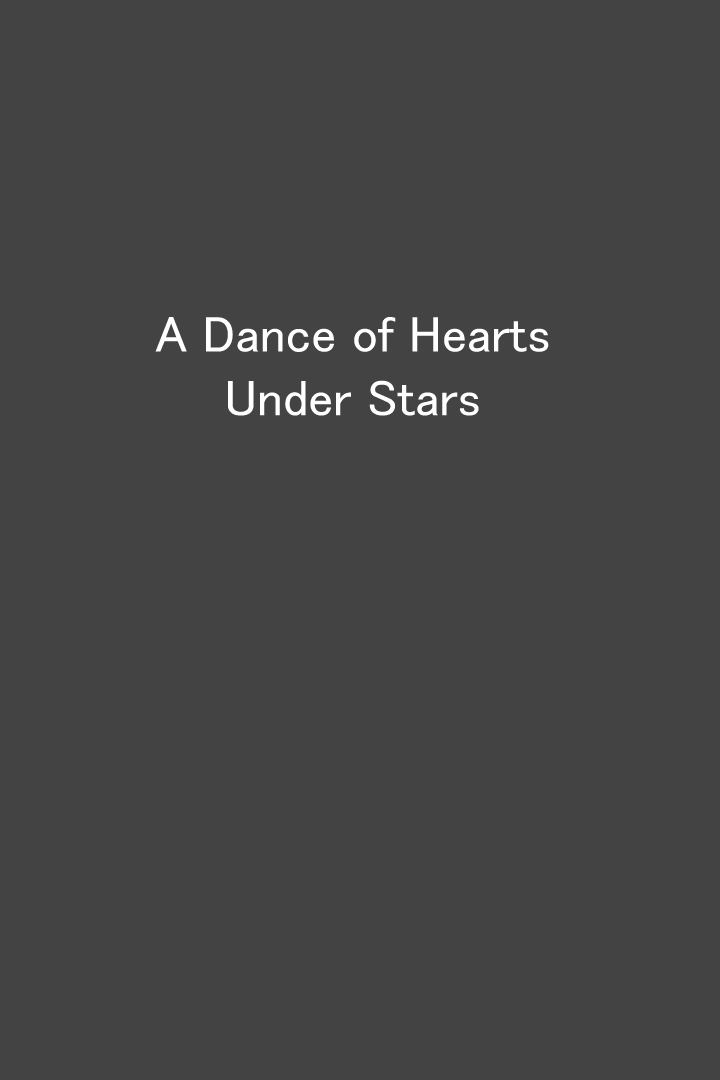
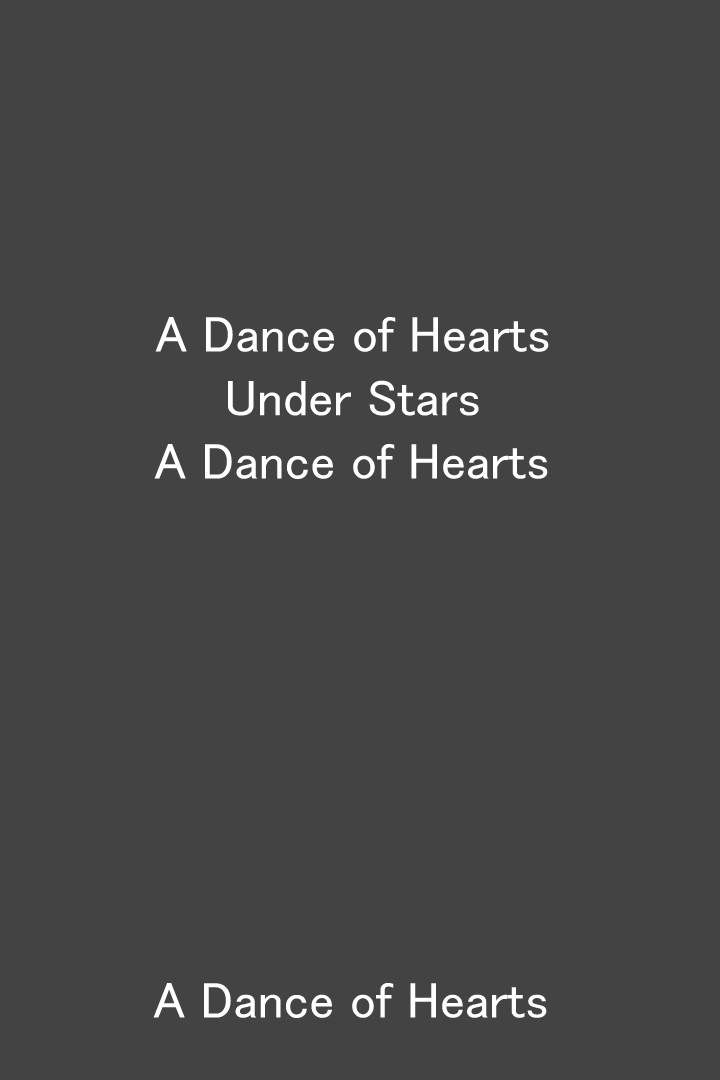
The second 720px x 1080px image is a revision of the first. Changes to its layers:
added group "Caption2" with 2 layers above "Caption1" over [153, 983, 547, 1018]
added layer "A Dance of Hearts のコピー" (1st of 2, in "Caption2") in group "Caption2" over [153, 983, 547, 1018]
added group "Caption1" with 2 layers above "Title" over [154, 444, 548, 479]
added layer "A Dance of Hearts" (1st of 2, in "Caption1") in group "Caption1" over [154, 444, 548, 479]
